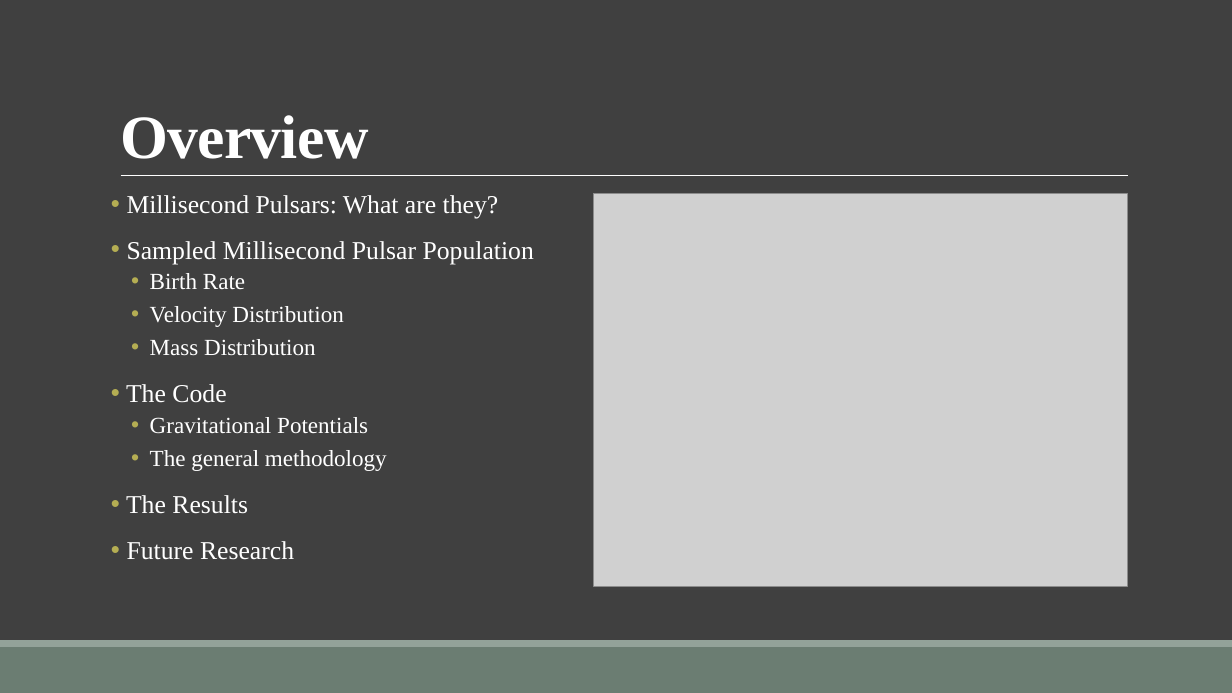
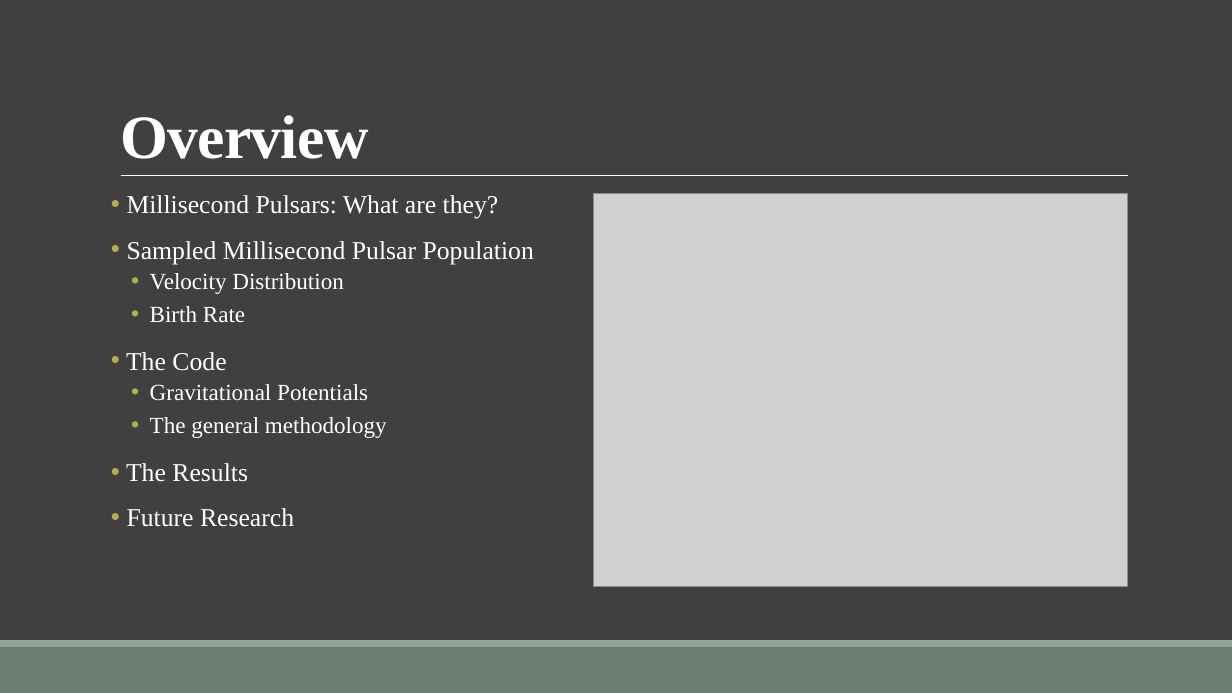
Before and after one commit to ErwanH29/Team-B-Millisecond-Pulsars, a slide deck: slide 3 of Documents/The Milky Way and its Millisecond Pulsar Population.pptx. Drawn at 1232x693 pixels with LibreOffice and Linux fonts; fonts in the diff are those of the drawing; grey boxes stand for pictures. Boxes give left, top, right and bottom in pixels: in the first picture for what was removed or moved away, otherwise in the second. Text is boxed around its words. In the diff, an @@ line names an element or a change of style, - is before the commit and + after.

```diff
--- a/Documents/The Milky Way and its Millisecond Pulsar Population.pptx
+++ b/Documents/The Milky Way and its Millisecond Pulsar Population.pptx
@@ text at (x1=150, y1=273, x2=344, y2=294): paragraph added @@
+  • Velocity Distribution
@@ text at (x1=150, y1=306, x2=344, y2=355): paragraphs removed @@
-  • Velocity Distribution
-  • Mass Distribution
```
Also in this commit, not shown: 4 other slides changed, 1 slide removed.
